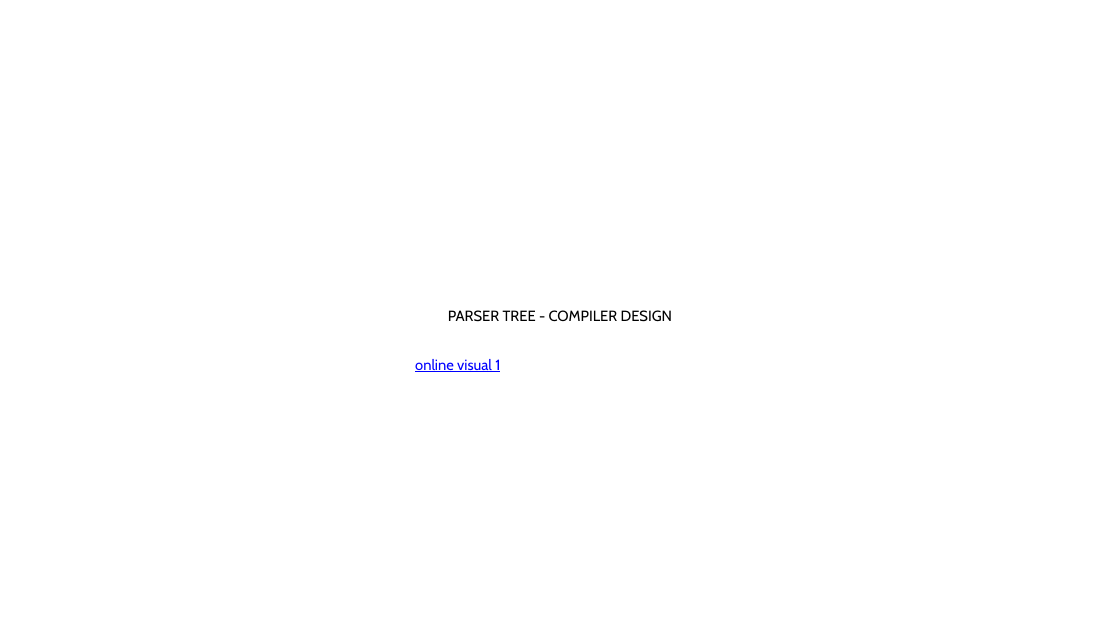
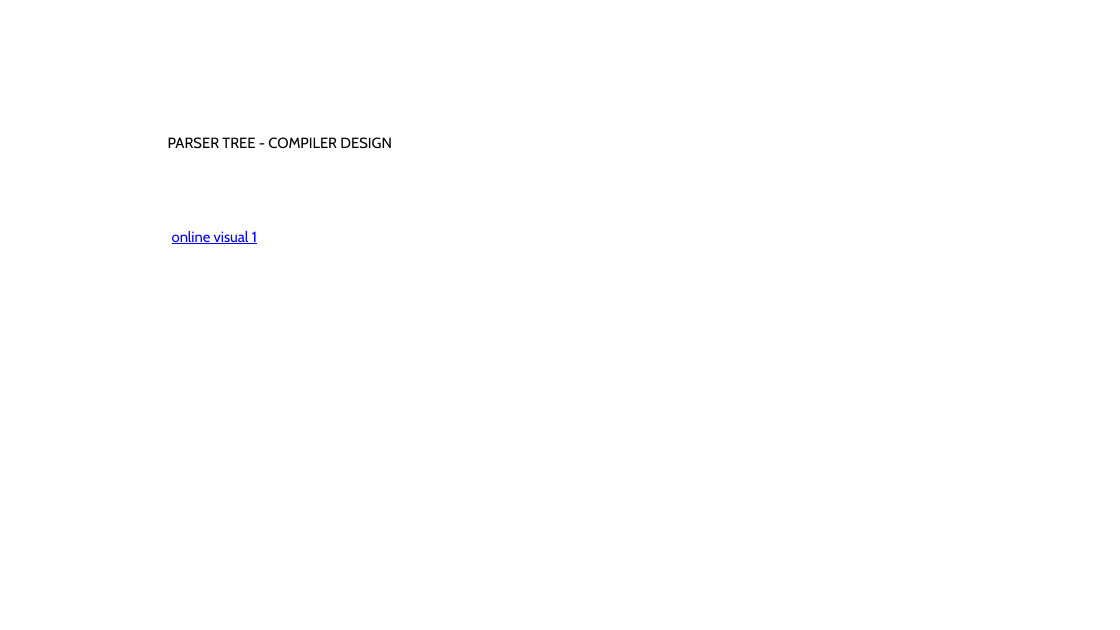
Before and after one commit to manikandantn68/linux-persistence-Privilege-Escalation, a slide deck: slide 37 of MY NOTES/complier note/compiler definition.pptx. Drawn at 1120x630 pixels with LibreOffice and Linux fonts; fonts in the diff are those of the drawing. Boxes give left, top, right and bottom in pixels: in the first picture for what was removed or moved away, otherwise in the second. Text is boxed around its words. In the diff, an @@ line names an element or a change of style, - is before the commit and + after.

```diff
--- a/MY NOTES/complier note/compiler definition.pptx
+++ b/MY NOTES/complier note/compiler definition.pptx
@@ text "PARSER TREE - COMPILER DESIGN": place and size @@
-text "PARSER TREE - COMPILER DESIGN" at (448, 310, 673, 322)
+text "PARSER TREE - COMPILER DESIGN" at (168, 137, 392, 149)
@@ text "online visual 1": place and size @@
-text "online visual 1" at (415, 359, 500, 372)
+text "online visual 1" at (172, 231, 257, 244)
```
Also in this commit, not shown: 2 slides added, 3 slides removed.
